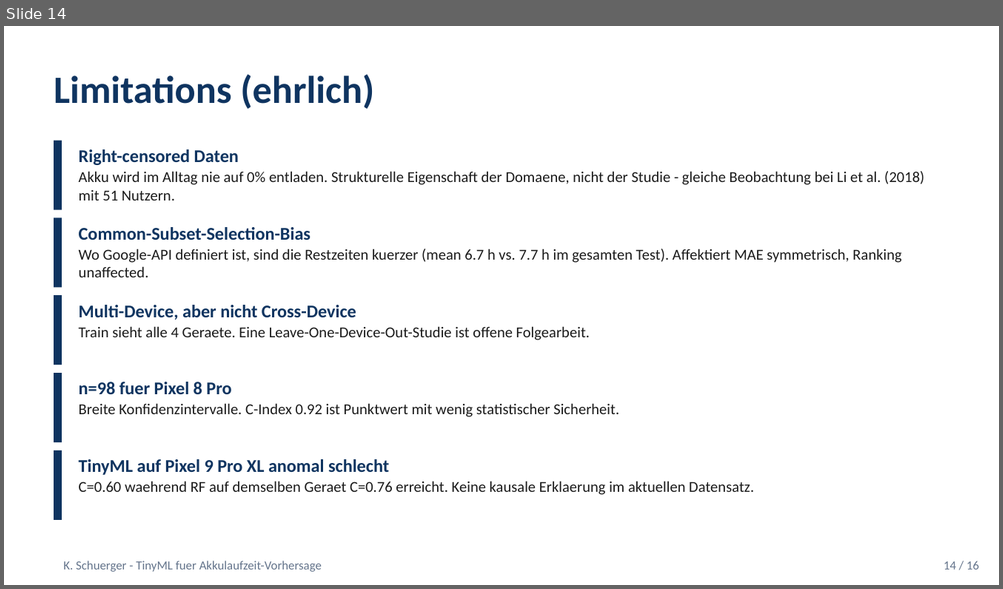
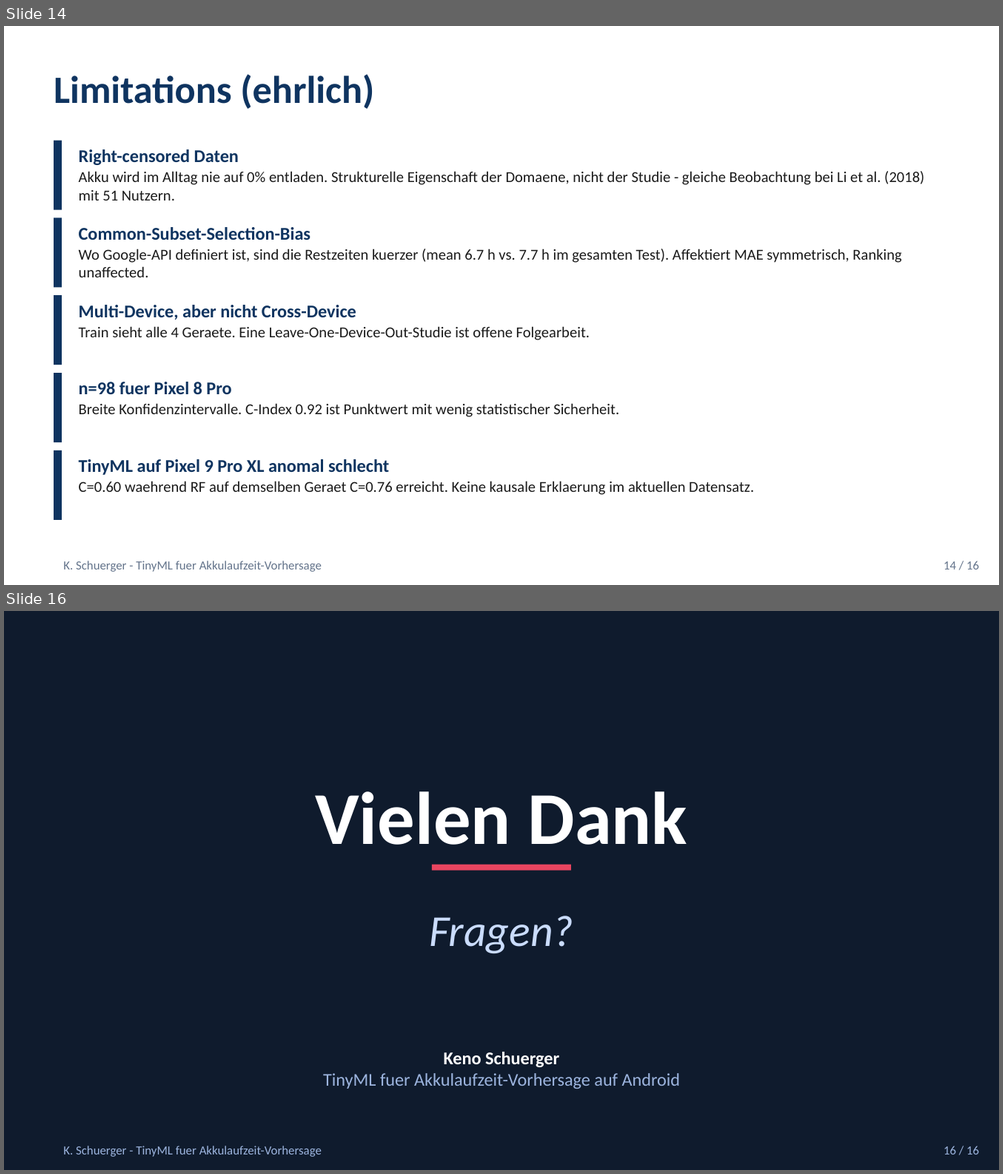
Before and after one commit to Keno-fsdf/HandyUsageRepo, a slide deck: paper/Paper_Verteidigung.pptx. Shown one above the other, each under a label of ours: slide 14 before the commit, slides 14 and 16 after it; the slides between them are not shown. The pictures are 1003x589 and 1003x1174 pixels, drawn with LibreOffice and Linux fonts; fonts in the diff are those of the drawing. Boxes give left, top, right and bottom in pixels: in the first picture for what was removed or moved away, otherwise in the second. Text is boxed around its words. In the diff, an @@ line names an element or a change of style, - is before the commit and + after.

```diff
--- a/paper/Paper_Verteidigung.pptx
+++ b/paper/Paper_Verteidigung.pptx
@@ slide 16 added at <box>4,611,999,1170</box>, background #0F1B2D @@
@@ text added at <box>315,792,688,845</box>, 54 pt, text #FFFFFF, bold @@
+Vielen Dank
@@ rectangle added at <box>432,865,571,871</box>, fill #E94560 @@
@@ text added at <box>429,916,573,954</box>, 32 pt, text #CADCFC, italic @@
+Fragen?
@@ text added at <box>323,1052,680,1089</box>, 13 pt, text #9CB4DE @@
+Keno Schuerger
+TinyML fuer Akkulaufzeit-Vorhersage auf Android
@@ text added at <box>63,1146,321,1157</box>, 9 pt, text #9CB4DE @@
+K. Schuerger - TinyML fuer Akkulaufzeit-Vorhersage
@@ text added at <box>943,1146,979,1155</box>, 9 pt, text #9CB4DE @@
+16 / 16
```
Also in this commit, not shown: 3 slides changed, 1 slide removed, 1 other file.
